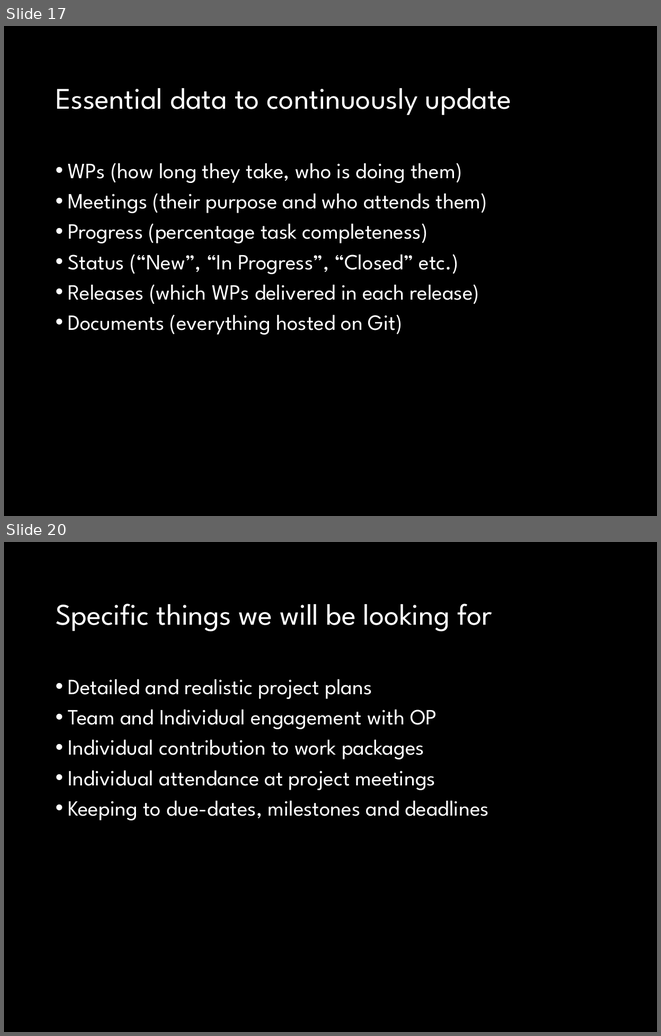
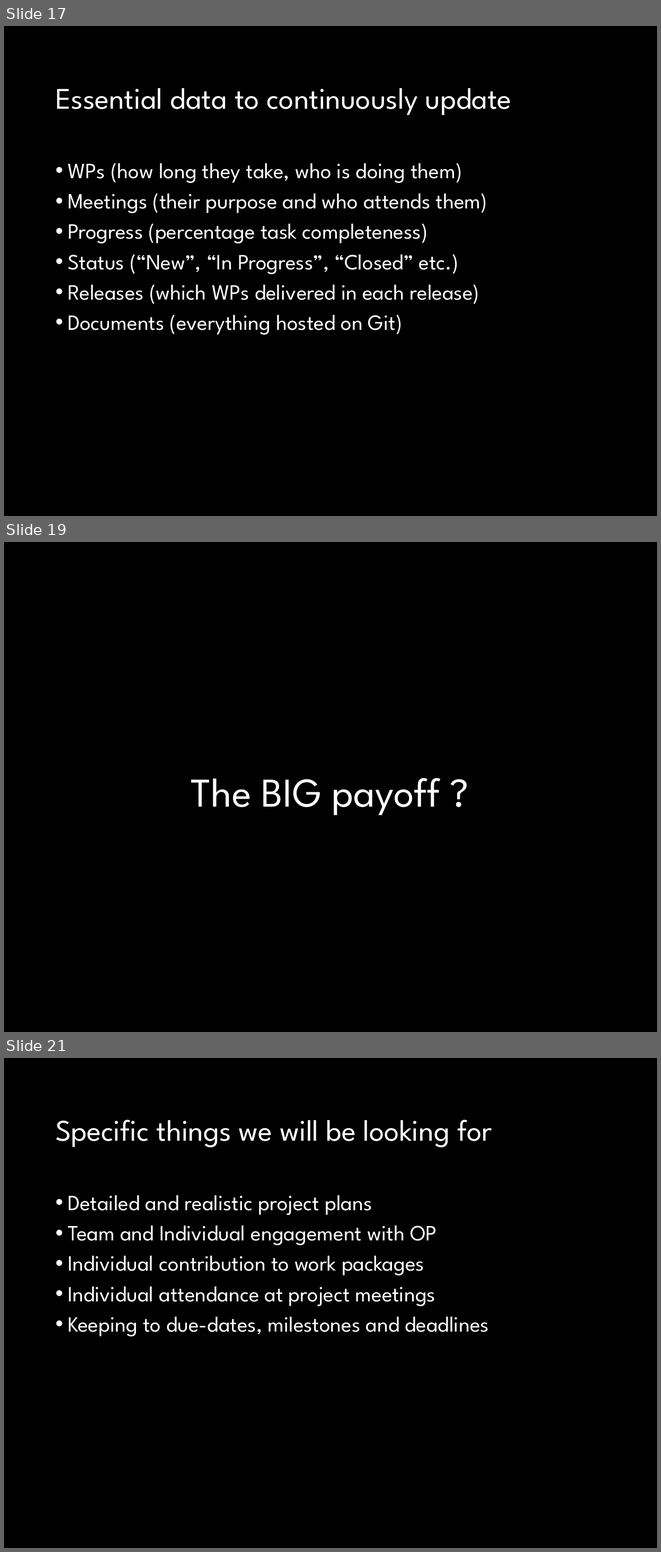
Before and after one commit to fossabot/SPE2018, a slide deck: Lecture Slides/02 Open Project.pptx. Shown one above the other, each under a label of ours: slides 17 and 20 before the commit, slides 17, 19 and 21 after it; the slides between them are not shown. The pictures are 661x1036 and 661x1552 pixels, drawn with LibreOffice and Linux fonts; fonts in the diff are those of the drawing. Boxes give left, top, right and bottom in pixels: in the first picture for what was removed or moved away, otherwise in the second. Text is boxed around its words. In the diff, an @@ line names an element or a change of style, - is before the commit and + after.

```diff
--- a/Lecture Slides/02 Open Project.pptx
+++ b/Lecture Slides/02 Open Project.pptx
@@ slide 19 added at <box>4,542,657,1032</box>, background #000000 @@
@@ title added at <box>191,778,440,815</box>, 45 pt, text #FFFFFF @@
+The BIG payoff ?
@@ what was slide 20 is now slide 21 @@
```
Also in this commit, not shown: 10 slides changed, 2 other slides added, 1 slide removed.
